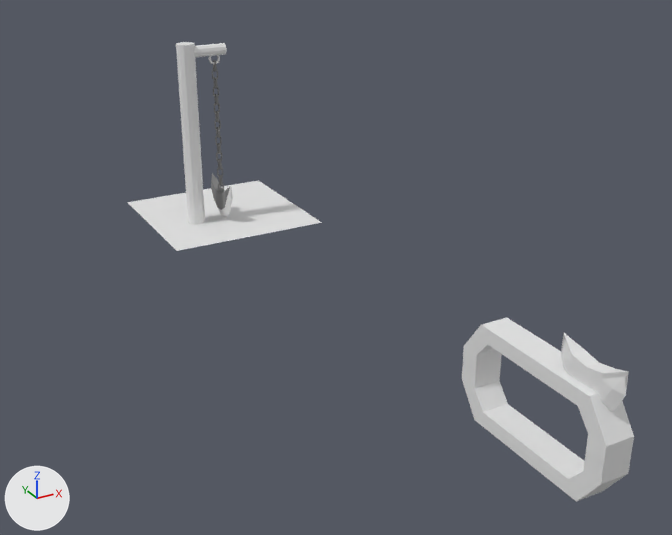
Before and after pictures for a commit that changed the Blender file Blender/Machado com corrente.blend.
Camera for both pictures: a 50 mm lens placed at (-12.3, -36.6, 12.4), pointed at (0.1, -14.0, 1.1). The lights are fixed; the arrows at lower left show +X, +Y and +Z.
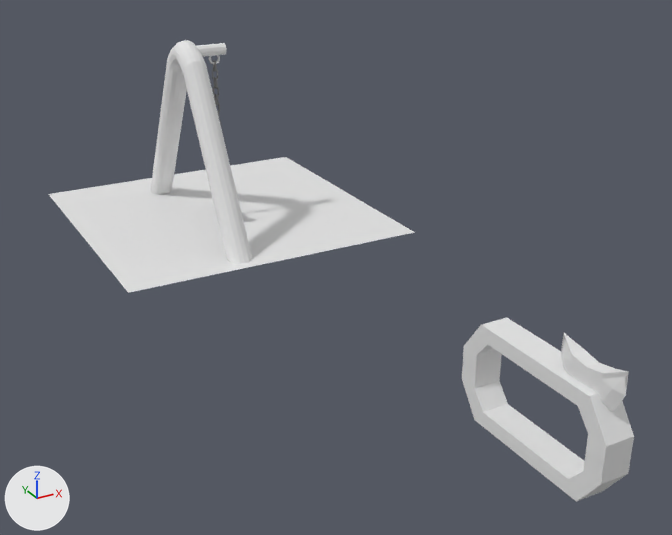
Commit message: att machado e boss

Where the change shows, as pixel boxes [x1, y1, x2, y2] in the pictures (672 x 535 px):
'Plane', rescaled (87% wider, 90% taller): before [127, 180, 322, 251]; after [49, 157, 414, 293]
'Cylinder', reshaped (98% wider, 22% taller): before [176, 42, 227, 225]; after [150, 40, 252, 264]
part 1 of me_cylinder_001, added: after [150, 40, 252, 264]
part 2 of me_cylinder_001, deleted: before [176, 42, 205, 225]

Edits to the bpy script that builds the scene:
```text
Change me_cylinder_001:
    used by ob_cylinder; location = (-1.2, -5.66, 3.29); scale = (0.423, 0.423, 3.27)
    remove me_cylinder_001.from_pydata(...)  # 112 vertices, 92 faces; spans x -0.76..3.39, y -0.76..0.76, z -1.0..1.0
    add me_cylinder_001.from_pydata(...)  # 290 vertices, 266 faces; spans x -0.99..3.39, y -10.75..10.76, z -1.13..1.04
    me_cylinder_001 part 1: a new loose piece of 202 vertices spanning x -0.99..1.02, y -10.75..10.76, z -1.13..1.04, in mat_material_002 (white #e7e7e7)
    me_cylinder_001 part 2
    24 vertices are removed from x -0.76..0.76, y -0.76..0.76, z -1.0..1.0
    14 faces are deleted
    add me_cylinder_001.materials.append(mat_material_002)  # white #e7e7e7
Change ob_plane:
    ob_plane.scale: (2.83, 2.83, 2.83) -> (5.31, 5.31, 5.31)
```
